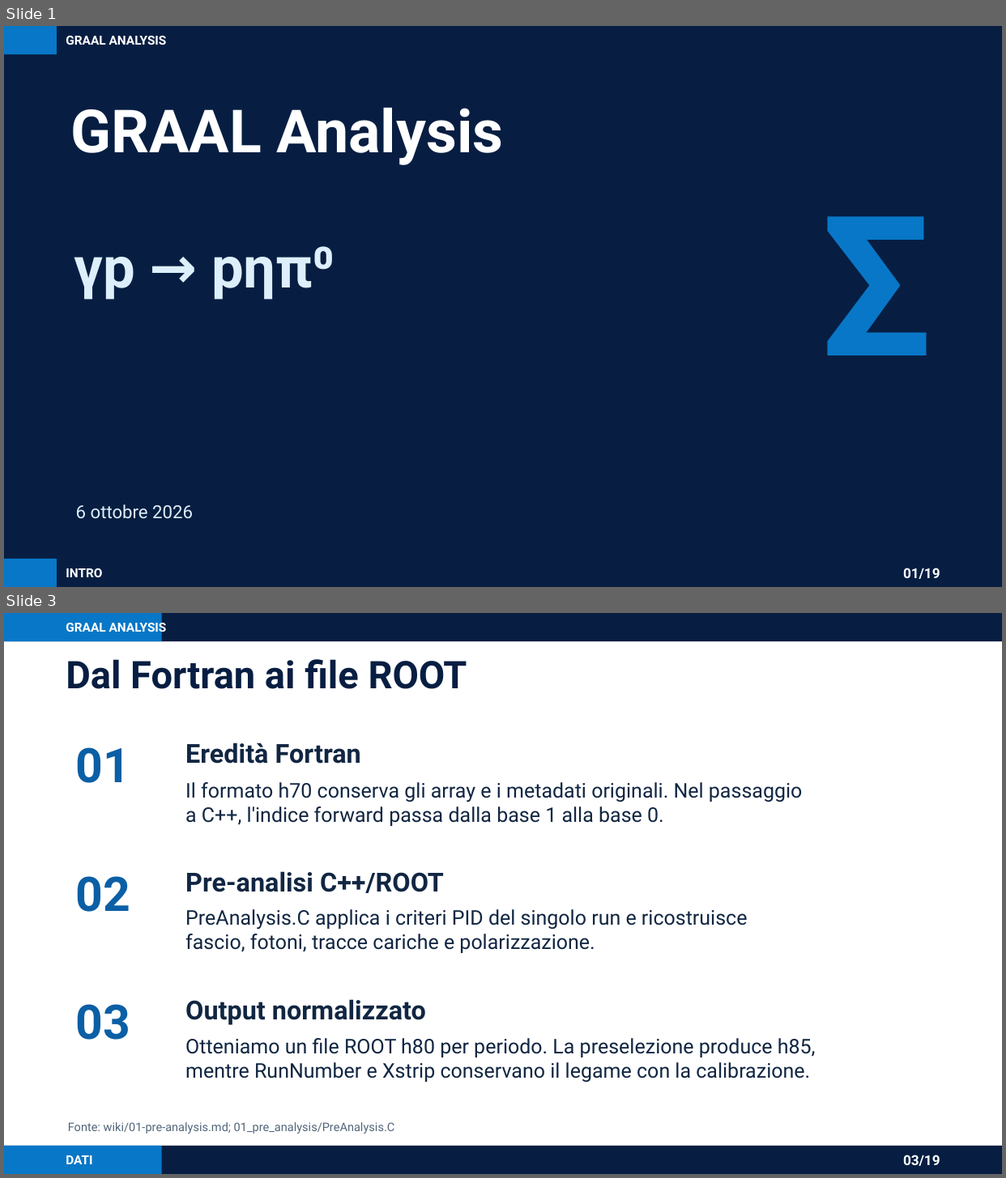
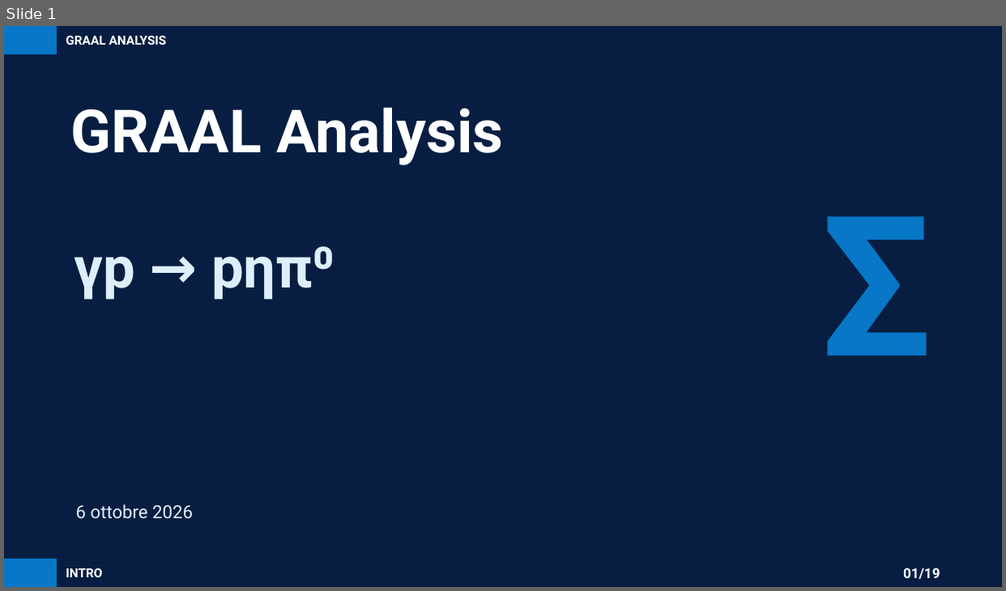
Before and after one commit to AntoninoFulci/GRAAL_Analysis, a slide deck: presentations/graal_analysis_framework_asimmetrie.pptx. Shown one above the other, each under a label of ours: slides 1 and 3 before the commit, slide 1 after it; the slides between them are not shown. The pictures are 1006x1178 and 1006x591 pixels, drawn with LibreOffice and Linux fonts; fonts in the diff are those of the drawing. Boxes give left, top, right and bottom in pixels: in the first picture for what was removed or moved away, otherwise in the second. Text is boxed around its words. In the diff, an @@ line names an element or a change of style, - is before the commit and + after.

```diff
--- a/presentations/graal_analysis_framework_asimmetrie.pptx
+++ b/presentations/graal_analysis_framework_asimmetrie.pptx
@@ slide 3 removed at [4, 613, 1002, 1174], background #FFFFFF @@
@@ rectangle removed at [4, 613, 1002, 641] @@
@@ rectangle removed at [4, 613, 162, 641] @@
@@ text removed at [66, 621, 167, 636] @@
-GRAAL ANALYSIS
@@ text removed at [66, 659, 467, 689] @@
-Dal Fortran ai file ROOT
@@ text removed at [76, 747, 130, 783] @@
-01
@@ text removed at [185, 743, 361, 764] @@
-Eredità Fortran
@@ text removed at [185, 782, 802, 826] @@
-Il formato h70 conserva gli array e i metadati originali. Nel passaggio
-a C++, l'indice forward passa dalla base 1 alla base 0.
@@ text removed at [76, 876, 130, 912] @@
-02
@@ text removed at [185, 871, 444, 893] @@
-Pre-analisi C++/ROOT
@@ text removed at [185, 909, 748, 953] @@
-PreAnalysis.C applica i criteri PID del singolo run e ricostruisce
-fascio, fotoni, tracce cariche e polarizzazione.
@@ text removed at [185, 999, 426, 1025] @@
-Output normalizzato
@@ text removed at [76, 1004, 130, 1040] @@
-03
@@ text removed at [185, 1038, 816, 1083] @@
-Otteniamo un file ROOT h80 per periodo. La preselezione produce h85,
-mentre RunNumber e Xstrip conservano il legame con la calibrazione.
@@ text removed at [68, 1122, 395, 1134] @@
-Fonte: wiki/01-pre-analysis.md; 01_pre_analysis/PreAnalysis.C
@@ rectangle removed at [4, 1146, 1002, 1174] @@
@@ rectangle removed at [4, 1146, 162, 1174] @@
@@ text removed at [66, 1156, 92, 1165] @@
-DATI
@@ text removed at [903, 1155, 940, 1166] @@
-03/19
```
Also in this commit, not shown: 1 slide changed, 2 slides added, 1 other slide removed, 3 other files.
